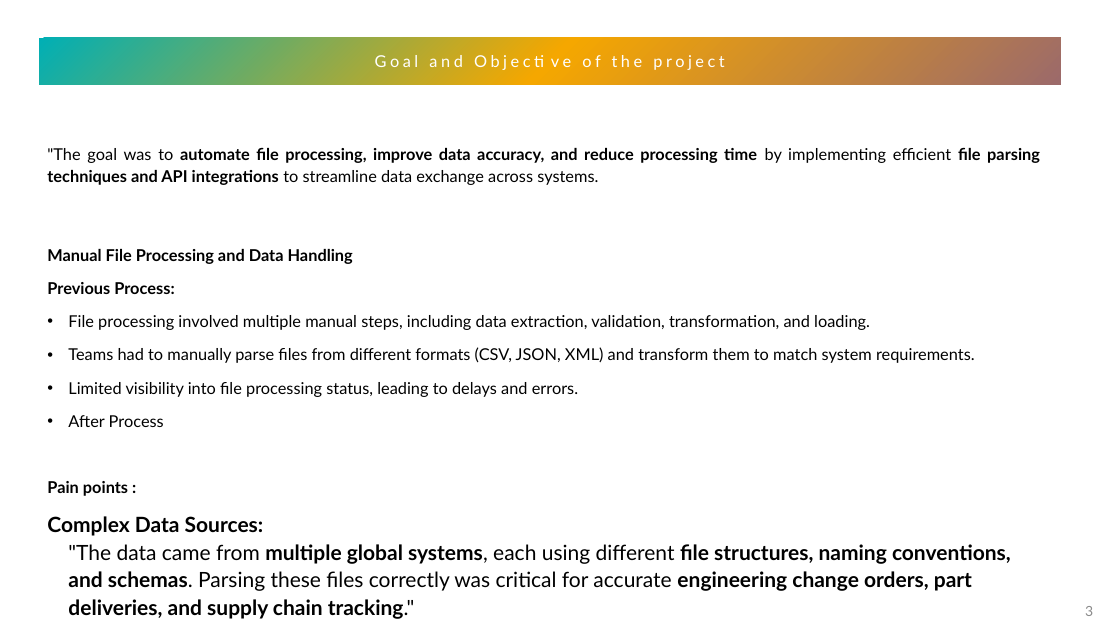
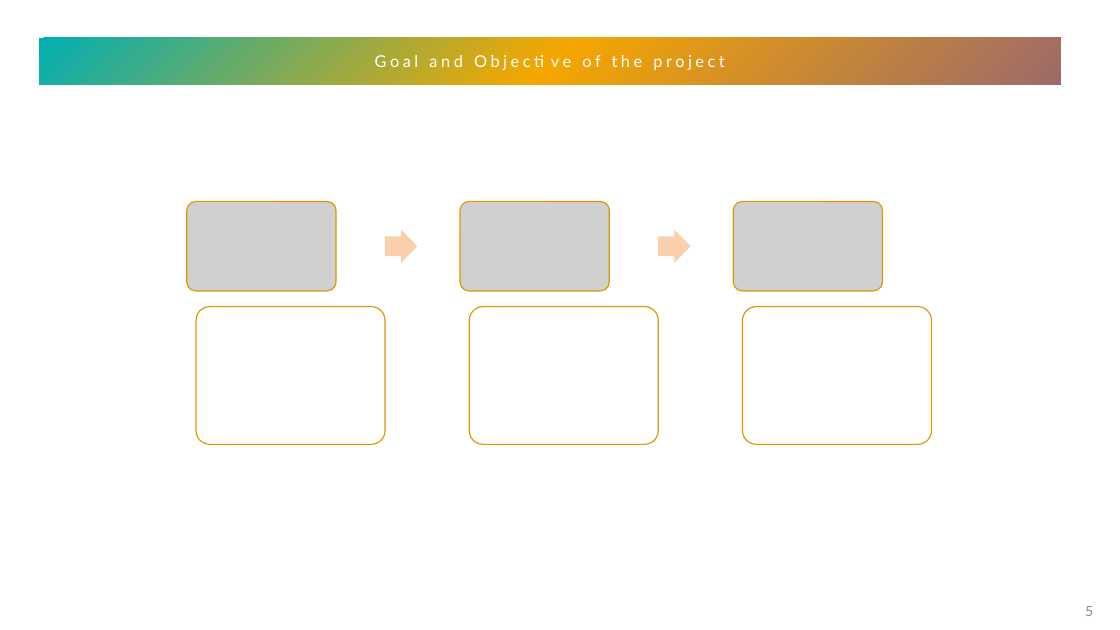
Before and after one commit to scidata-22/case-equity, a slide deck: slide 5 of myWork.pptx (slide 3 before the commit). Drawn at 1120x630 pixels with LibreOffice and Linux fonts; fonts in the diff are those of the drawing; grey boxes stand for pictures. Boxes give left, top, right and bottom in pixels: in the first picture for what was removed or moved away, otherwise in the second. Text is boxed around its words. In the diff, an @@ line names an element or a change of style, - is before the commit and + after.

```diff
--- a/myWork.pptx
+++ b/myWork.pptx
@@ text removed at bbox=[47, 148, 1040, 619] @@
-"The goal was to automate file processing, improve data accuracy, and reduce processing time by implementing efficient file parsing techniques and API integrations to streamline data exchange across systems.
-Manual File Processing and Data Handling
-Previous Process:
-• File processing involved multiple manual steps, including data extraction, validation, transformation, and loading.
-• Teams had to manually parse files from different formats (CSV, JSON, XML) and transform them to match system requirements.
-• Limited visibility into file processing status, leading to delays and errors.
-• After Process
-Pain points :
-Complex Data Sources:
-"The data came from multiple global systems, each using different file structures, naming conventions, and schemas. Parsing these files correctly was critical for accurate engineering change orders, part deliveries, and supply chain tracking."
@@ group added at bbox=[187, 202, 932, 444]: 3 pictures, 3 rounded rectangles, 2 right arrows @@
@@ page number at bbox=[1085, 606, 1093, 616]: text changed @@
-3
+5
```
Also in this commit, not shown: 5 other slides changed, 7 slides added, 3 slides removed.
